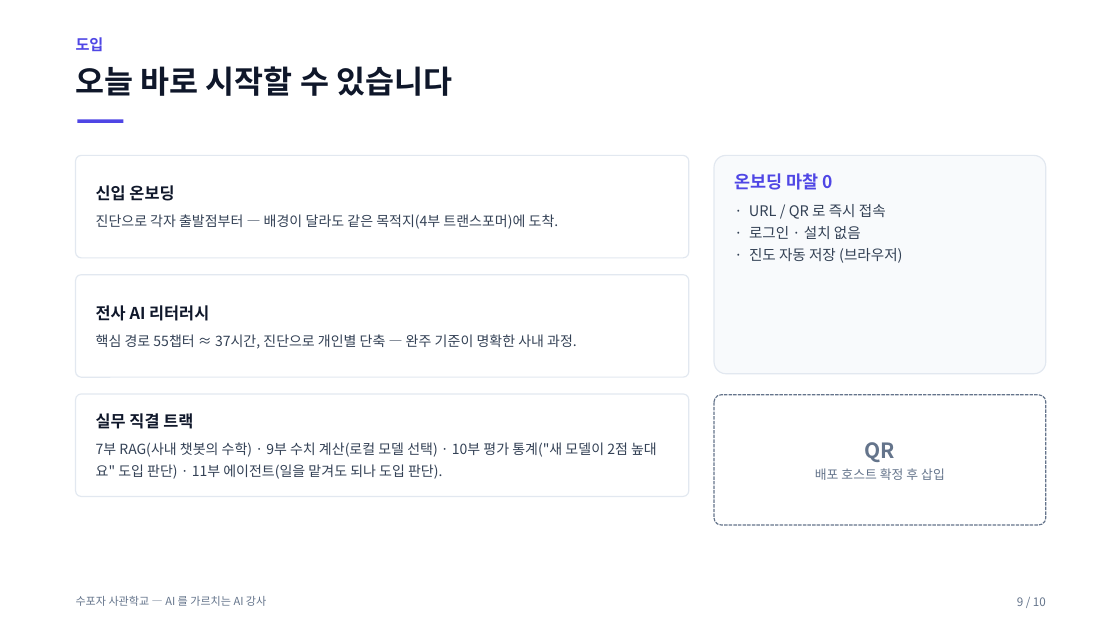
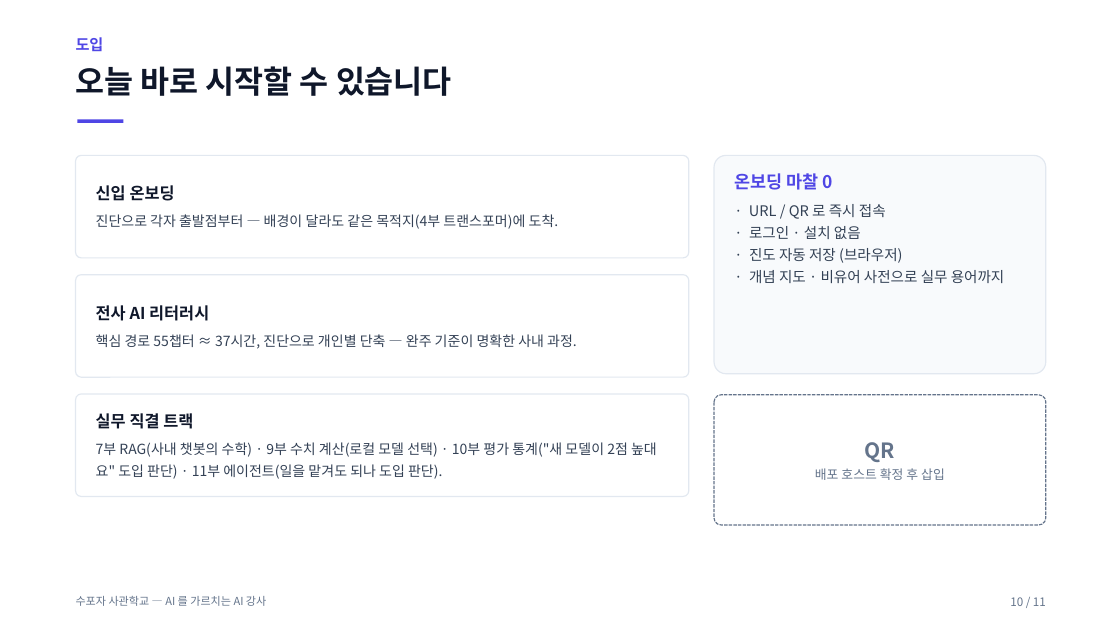
Before and after one commit to jiyupapa/math-platform, a slide deck: slide 10 of docs/hackathon/11_pitch_deck.pptx (slide 9 before the commit). Drawn at 1120x630 pixels with LibreOffice and Linux fonts; fonts in the diff are those of the drawing. Boxes give left, top, right and bottom in pixels: in the first picture for what was removed or moved away, otherwise in the second. Text is boxed around its words. In the diff, an @@ line names an element or a change of style, - is before the commit and + after.

```diff
--- a/docs/hackathon/11_pitch_deck.pptx
+++ b/docs/hackathon/11_pitch_deck.pptx
@@ text in rounded rectangle at (749,270,1005,283): paragraph added @@
+· 개념 지도 · 비유어 사전으로 실무 용어까지
@@ text at (1010,597,1046,606): text changed @@
-9 / 10
+10 / 11
```
Also in this commit, not shown: 8 other slides changed, 1 slide added, 39 other files.
